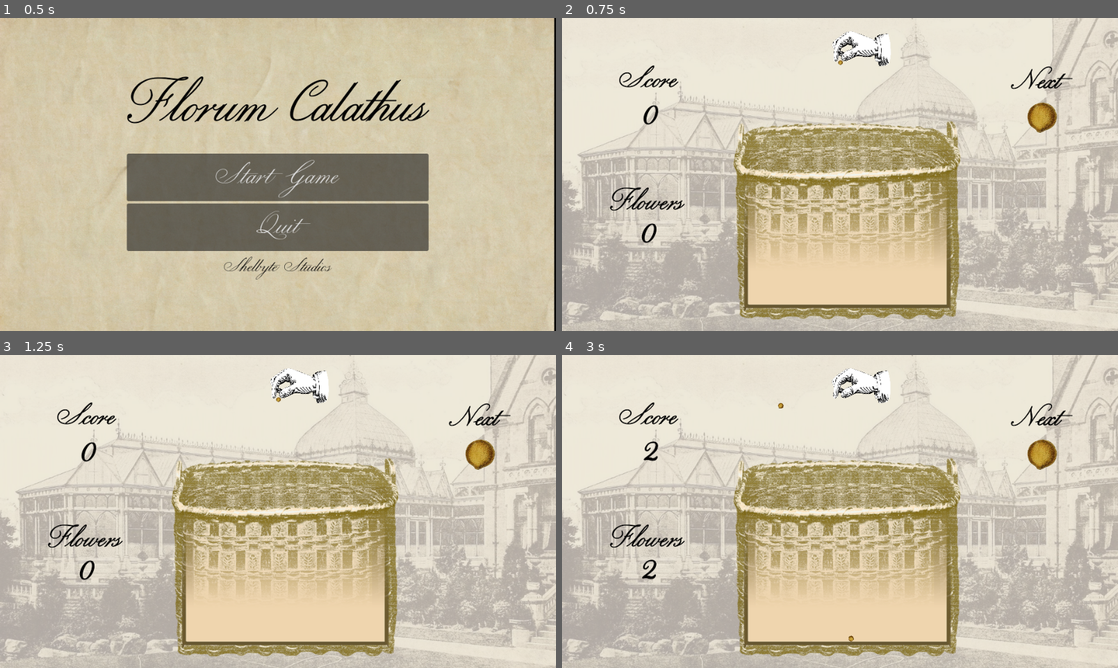
Above: before the commit, frames 1-4 (two rows, left to right).
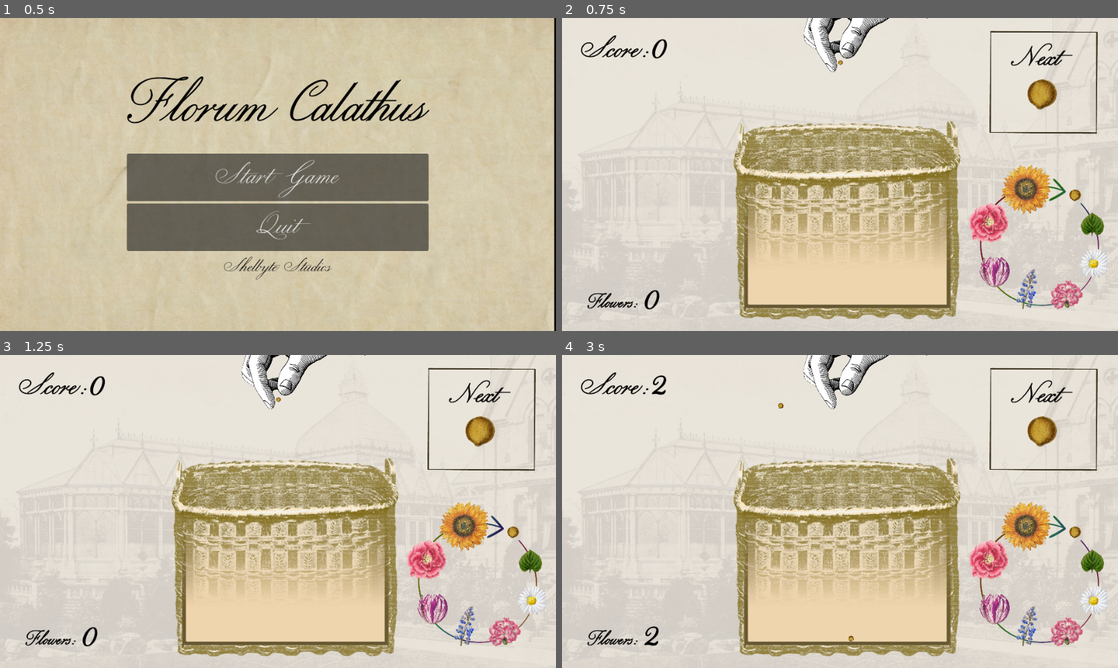
Above: after the commit, the same moments.

Repository: ClebMartin/GMTKGameJam2025
Game: Godot game, scene res://scenes/mainMenu.tscn
The game is run twice, just before and just after one commit, with the same random seed, the same clock (stepped at 60 frames per second) and the same inputs.
Inputs (mouse positions are in pixels of both pictures, inside the frame that each line leads up to):
- Up to frame 1 (0.5 s): no input
- Up to frame 2 (0.75 s): click "Start Game" at 0.5 s
- Up to frame 3 (1.25 s): no input
- Up to frame 4 (3 s): tap Enter at 1.25 s; move the mouse to (962, 495) at 1.27 s; hold Right (right) 1.28-2.03 s; hold Space (drop) 1.28-2.03 s; move the mouse to (728, 527) at 2.02 s; hold Left (left) 2.03-2.78 s; tap Space (drop) at 2.1 s; move the mouse to (895, 442) at 2.77 s; hold Right (right) from 2.78 s (still down); hold Space (drop) from 2.78 s (still down)

Frame 1 is identical in both runs. In frame 2, 24% of the frame differs, in the area x 0-100%, y 0-100%; in frame 3, 24%; in frame 4, 23%.

Commit message:
Changed UI and added evolution wheel

Diff:
--- a/gmtk-game-jam-2025/scenes/droppables/carnation.tscn
+++ b/gmtk-game-jam-2025/scenes/droppables/carnation.tscn
@@ -19,8 +19,8 @@
 script = ExtResource("1_ght7o")
 
 [node name="Carnation" type="Sprite2D" parent="."]
-position = Vector2(-1.14441e-05, -3.8147e-06)
-scale = Vector2(0.152204, 0.152204)
+position = Vector2(1, -3.8147e-06)
+scale = Vector2(0.138801, 0.152204)
 texture = ExtResource("2_ght7o")
 
 [node name="CollisionShape2D" type="CollisionShape2D" parent="."]
--- a/gmtk-game-jam-2025/scenes/droppables/carnation_prestige.tscn
+++ b/gmtk-game-jam-2025/scenes/droppables/carnation_prestige.tscn
@@ -26,8 +26,8 @@
 
 [node name="Sprite2D" type="Sprite2D" parent="."]
 material = SubResource("ShaderMaterial_lwt0k")
-position = Vector2(-1.14441e-05, -3.8147e-06)
-scale = Vector2(0.152204, 0.152204)
+position = Vector2(0.500002, -3.8147e-06)
+scale = Vector2(0.137224, 0.152204)
 texture = ExtResource("2_lwt0k")
 
 [node name="CollisionShape2D" type="CollisionShape2D" parent="."]
--- a/gmtk-game-jam-2025/scenes/droppables/leaf_prestige.tscn
+++ b/gmtk-game-jam-2025/scenes/droppables/leaf_prestige.tscn
@@ -20,9 +20,9 @@
 shader_parameter/speed = 0.5
 shader_parameter/angle = 45.0
 
-[sub_resource type="CapsuleShape2D" id="CapsuleShape2D_m4twh"]
-radius = 14.1421
-height = 46.669
+[sub_resource type="CapsuleShape2D" id="CapsuleShape2D_cm1w1"]
+radius = 18.0
+height = 36.0
 
 [node name="Leaf_Prestige" type="RigidBody2D"]
 material = SubResource("ShaderMaterial_38e6y")
@@ -32,12 +32,9 @@
 
 [node name="Sprite2D" type="Sprite2D" parent="."]
 material = SubResource("ShaderMaterial_2liin")
-position = Vector2(-1, 0)
 rotation = 3.14159
 scale = Vector2(0.170034, 0.170034)
 texture = ExtResource("3_cm1w1")
 
 [node name="CollisionShape2D" type="CollisionShape2D" parent="."]
-position = Vector2(-1, -1)
-rotation = -0.785398
-shape = SubResource("CapsuleShape2D_m4twh")
+shape = SubResource("CapsuleShape2D_cm1w1")
--- a/gmtk-game-jam-2025/scenes/droppables/tulip.tscn
+++ b/gmtk-game-jam-2025/scenes/droppables/tulip.tscn
@@ -8,8 +8,8 @@
 bounce = 0.1
 
 [sub_resource type="CapsuleShape2D" id="CapsuleShape2D_p7eyx"]
-radius = 52.0
-height = 104.0
+radius = 48.0
+height = 96.0
 
 [node name="Tulip" type="RigidBody2D"]
 physics_material_override = SubResource("PhysicsMaterial_254dx")
@@ -18,8 +18,8 @@
 script = ExtResource("1_qthxr")
 
 [node name="Sprite2D" type="Sprite2D" parent="."]
-position = Vector2(-1.30712, -0.500002)
-scale = Vector2(0.371528, 0.371528)
+position = Vector2(2.98023e-08, 5.96046e-08)
+scale = Vector2(0.322917, 0.322917)
 texture = ExtResource("2_qthxr")
 
 [node name="CollisionShape2D" type="CollisionShape2D" parent="."]
--- a/gmtk-game-jam-2025/scenes/droppables/tulip_prestige.tscn
+++ b/gmtk-game-jam-2025/scenes/droppables/tulip_prestige.tscn
@@ -15,8 +15,8 @@
 shader_parameter/angle = 45.0
 
 [sub_resource type="CapsuleShape2D" id="CapsuleShape2D_p7eyx"]
-radius = 52.0
-height = 104.0
+radius = 48.0
+height = 96.0
 
 [node name="Tulip_Prestige" type="RigidBody2D"]
 physics_material_override = SubResource("PhysicsMaterial_254dx")
--- a/gmtk-game-jam-2025/scenes/game.tscn
+++ b/gmtk-game-jam-2025/scenes/game.tscn
@@ -19,9 +19,18 @@
 [ext_resource type="Texture2D" uid="uid://bswcj836i2ytv" path="res://assets/sprites/tulip.png" id="13_bt5mj"]
 [ext_resource type="Texture2D" uid="uid://bsghd26ny8bbu" path="res://assets/sprites/rose.png" id="14_e1j6l"]
 [ext_resource type="Texture2D" uid="uid://t1y2ht3fbjh8" path="res://assets/sprites/sunflower.png" id="15_pl11u"]
+[ext_resource type="Texture2D" uid="uid://bx7nylsnnh26j" path="res://assets/sprites/ui/ui-shape-05.png" id="20_1kice"]
+[ext_resource type="Texture2D" uid="uid://525p74ykys1n" path="res://assets/sprites/ui/ui-shape-06.png" id="21_37s47"]
+[ext_resource type="Shader" uid="uid://diacvormsr5mw" path="res://assets/shaders/Moving-Rainbow-Gradient.gdshader" id="21_bt5mj"]
 
 [sub_resource type="WorldBoundaryShape2D" id="WorldBoundaryShape2D_kvpfn"]
 distance = -558.0
+
+[sub_resource type="ShaderMaterial" id="ShaderMaterial_bhx41"]
+shader = ExtResource("21_bt5mj")
+shader_parameter/strength = 0.3
+shader_parameter/speed = 0.5
+shader_parameter/angle = 45.0
 
 [node name="Main" type="Node2D"]
 script = ExtResource("1_lbhrr")
@@ -32,7 +41,7 @@
 color = Color(0.909217, 0.88742, 0.860602, 1)
 
 [node name="Background" type="Sprite2D" parent="."]
-self_modulate = Color(1, 1, 1, 0.25098)
+self_modulate = Color(1, 1, 1, 0.0980392)
 position = Vector2(458.949, 229)
 scale = Vector2(0.722437, 0.722437)
 texture = ExtResource("2_0tnpc")
@@ -69,29 +78,29 @@
 [node name="ScoreGroup" type="Node2D" parent="."]
 
 [node name="ScoreLabel" type="Label" parent="ScoreGroup"]
-offset_left = 30.0
-offset_top = 38.0
-offset_right = 277.0
-offset_bottom = 266.0
+offset_left = 155.0
+offset_top = -76.0
+offset_right = 402.0
+offset_bottom = 152.0
 theme_override_colors/font_color = Color(0, 0, 0, 1)
 theme_override_constants/outline_size = 2
 theme_override_fonts/font = ExtResource("4_lbhrr")
 theme_override_font_sizes/font_size = 200
 text = "0"
-horizontal_alignment = 1
 
 [node name="ScoreText" type="Label" parent="ScoreGroup"]
-offset_left = 98.0
-offset_top = 74.0
-offset_right = 200.0
-offset_bottom = 148.0
+offset_left = 32.0
+offset_top = 22.0
+offset_right = 134.0
+offset_bottom = 96.0
 theme_override_colors/font_color = Color(0, 0, 0, 1)
 theme_override_constants/outline_size = 2
 theme_override_fonts/font = ExtResource("4_lbhrr")
 theme_override_font_sizes/font_size = 64
-text = "Score"
+text = "Score:"
 
 [node name="QueueGroup" type="Node2D" parent="."]
+position = Vector2(0, -40)
 
 [node name="QueueText" type="Label" parent="QueueGroup"]
 offset_left = 775.0
@@ -155,28 +164,27 @@
 [node name="NumFlowerGroup" type="Node2D" parent="."]
 
 [node name="NumFlowerLabel" type="Label" parent="NumFlowerGroup"]
-offset_left = 2.0
-offset_top = 242.0
-offset_right = 300.0
-offset_bottom = 470.0
+offset_left = 142.0
+offset_top = 357.0
+offset_right = 440.0
+offset_bottom = 585.0
 theme_override_colors/font_color = Color(0, 0, 0, 1)
 theme_override_constants/outline_size = 2
 theme_override_fonts/font = ExtResource("4_lbhrr")
 theme_override_font_sizes/font_size = 200
 text = "0"
-horizontal_alignment = 1
 
 [node name="NumFlowerText" type="Label" parent="NumFlowerGroup"]
-offset_left = 78.0
-offset_top = 285.0
-offset_right = 216.0
-offset_bottom = 359.0
-theme_override_colors/font_color = Color(0, 0, 0, 1)
-theme_override_constants/outline_size = 2
-theme_override_fonts/font = ExtResource("4_lbhrr")
-theme_override_font_sizes/font_size = 64
-text = "Flowers"
-horizontal_alignment = 1
+offset_left = 44.0
+offset_top = 461.0
+offset_right = 182.0
+offset_bottom = 518.0
+theme_override_colors/font_color = Color(0, 0, 0, 1)
+theme_override_constants/outline_size = 2
+theme_override_fonts/font = ExtResource("4_lbhrr")
+theme_override_font_sizes/font_size = 40
+text = "Flowers:"
+vertical_alignment = 2
 
 [node name="BackgroundMusic" parent="." instance=ExtResource("5_iywne")]
 
@@ -195,4 +203,68 @@
 [node name="CollisionShape2D" type="CollisionShape2D" parent="killzone"]
 shape = SubResource("WorldBoundaryShape2D_kvpfn")
 
+[node name="Ui-shape-05" type="Sprite2D" parent="."]
+position = Vector2(831.5, 113.25)
+scale = Vector2(0.553008, 0.522792)
+texture = ExtResource("20_1kice")
+
+[node name="EvolutionWheel" type="Node2D" parent="."]
+position = Vector2(662, 326)
+scale = Vector2(0.08, 0.08)
+
+[node name="Ui-shape-01" type="Sprite2D" parent="EvolutionWheel"]
+material = SubResource("ShaderMaterial_bhx41")
+position = Vector2(2030.23, 859.954)
+rotation = 1.11522
+scale = Vector2(5.93916, 5.95755)
+texture = ExtResource("21_37s47")
+
+[node name="Bluebonnet" type="Sprite2D" parent="EvolutionWheel"]
+position = Vector2(1775, 1787.5)
+rotation = 0.241677
+scale = Vector2(1.54268, 1.54268)
+texture = ExtResource("12_37s47")
+
+[node name="Daisy" type="Sprite2D" parent="EvolutionWheel"]
+position = Vector2(3225, 1237.5)
+scale = Vector2(1.41438, 1.41438)
+texture = ExtResource("10_1kice")
+
+[node name="Leaf" type="Sprite2D" parent="EvolutionWheel"]
+position = Vector2(3175, 400)
+scale = Vector2(2.2911, 2.2911)
+texture = ExtResource("9_264po")
+
+[node name="Rose" type="Sprite2D" parent="EvolutionWheel"]
+position = Vector2(937.5, 362.5)
+scale = Vector2(1.45051, 1.45051)
+texture = ExtResource("14_e1j6l")
+
+[node name="Seed" type="Sprite2D" parent="EvolutionWheel"]
+position = Vector2(2800, -225)
+scale = Vector2(1.5, 1.5)
+texture = ExtResource("8_ssvqc")
+
+[node name="Sunflower" type="Sprite2D" parent="EvolutionWheel"]
+position = Vector2(1737.5, -350)
+scale = Vector2(2.14571, 2.14571)
+texture = ExtResource("15_pl11u")
+
+[node name="Tulip" type="Sprite2D" parent="EvolutionWheel"]
+position = Vector2(1062.5, 1425)
+scale = Vector2(2.25694, 2.25694)
+texture = ExtResource("13_bt5mj")
+
+[node name="CarnationBottanical" type="Sprite2D" parent="EvolutionWheel"]
+position = Vector2(2612.5, 1925)
+scale = Vector2(1.2699, 1.2699)
+texture = ExtResource("11_5newe")
+
+[node name="Ui-shape-07" type="Sprite2D" parent="EvolutionWheel"]
+visible = false
+position = Vector2(2151.88, 779.165)
+rotation = -0.000532711
+scale = Vector2(7.92476, 8.33626)
+texture = ExtResource("20_1kice")
+
 [connection signal="dropped_droppable" from="Player" to="." method="_on_player_dropped_droppable"]
--- a/gmtk-game-jam-2025/scenes/player.tscn
+++ b/gmtk-game-jam-2025/scenes/player.tscn
@@ -15,9 +15,10 @@
 script = ExtResource("1_3vyb7")
 
 [node name="Hand" type="Sprite2D" parent="."]
-position = Vector2(36.9303, -17.2822)
-scale = Vector2(0.115698, 0.115698)
+rotation = -0.61596
+scale = Vector2(0.278942, 0.278942)
 texture = ExtResource("2_y4r1p")
+offset = Vector2(319.196, -149.373)
 
 [node name="Seed" type="Sprite2D" parent="."]
 visible = false
--- /dev/null
+++ b/gmtk-game-jam-2025/scripts/bee_spin.gd
@@ -0,0 +1,10 @@
+extends Sprite2D
+
+@onready var parent = get_parent() as PathFollow2D
+
+func _ready():
+	parent.progress_ratio = randf()
+
+func _physics_process(delta):
+	if parent is PathFollow2D:
+		parent.set_progress(parent.get_progress() + 20 * delta)
Binary file added: gmtk-game-jam-2025/assets/sprites/ui/ui-shape-01.png
Not shown, added: gmtk-game-jam-2025/assets/sprites/ui/ui-shape-01.png.import
Binary file added: gmtk-game-jam-2025/assets/sprites/ui/ui-shape-02.png
Not shown, added: gmtk-game-jam-2025/assets/sprites/ui/ui-shape-02.png.import
Binary file added: gmtk-game-jam-2025/assets/sprites/ui/ui-shape-03.png
Not shown, added: gmtk-game-jam-2025/assets/sprites/ui/ui-shape-03.png.import
Binary file added: gmtk-game-jam-2025/assets/sprites/ui/ui-shape-04.png
Not shown, added: gmtk-game-jam-2025/assets/sprites/ui/ui-shape-04.png.import
Binary file added: gmtk-game-jam-2025/assets/sprites/ui/ui-shape-05.png
Not shown, added: gmtk-game-jam-2025/assets/sprites/ui/ui-shape-05.png.import
Binary file added: gmtk-game-jam-2025/assets/sprites/ui/ui-shape-06.png
Not shown, added: gmtk-game-jam-2025/assets/sprites/ui/ui-shape-06.png.import
(and 12 more such lines)
